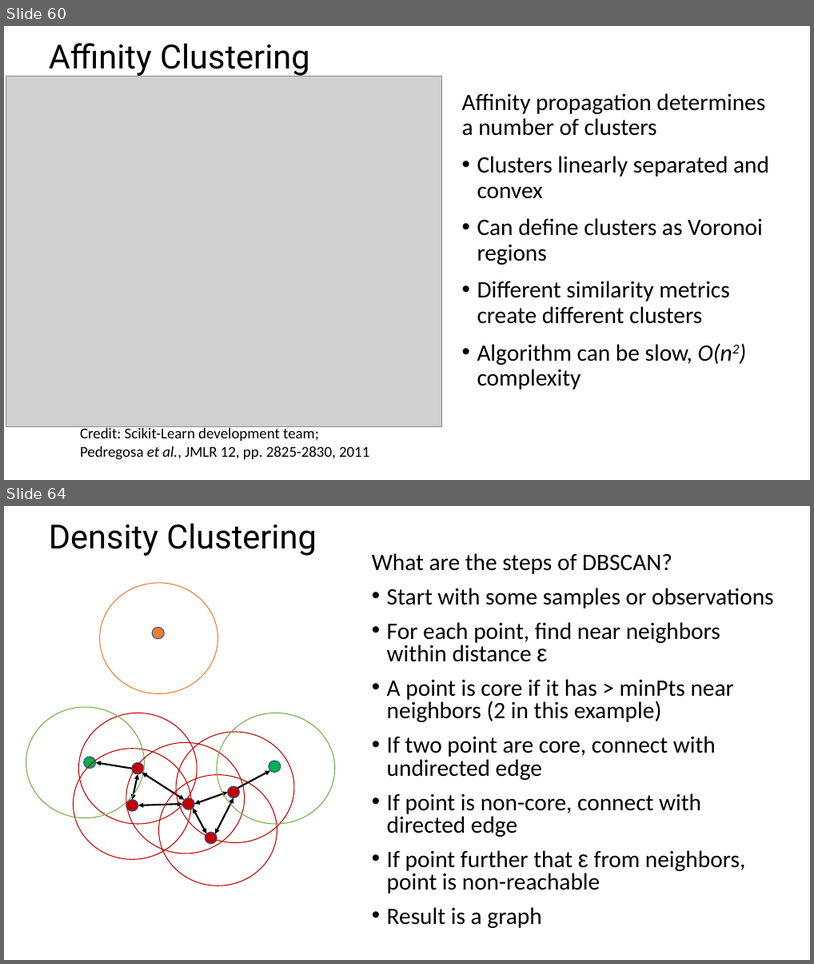
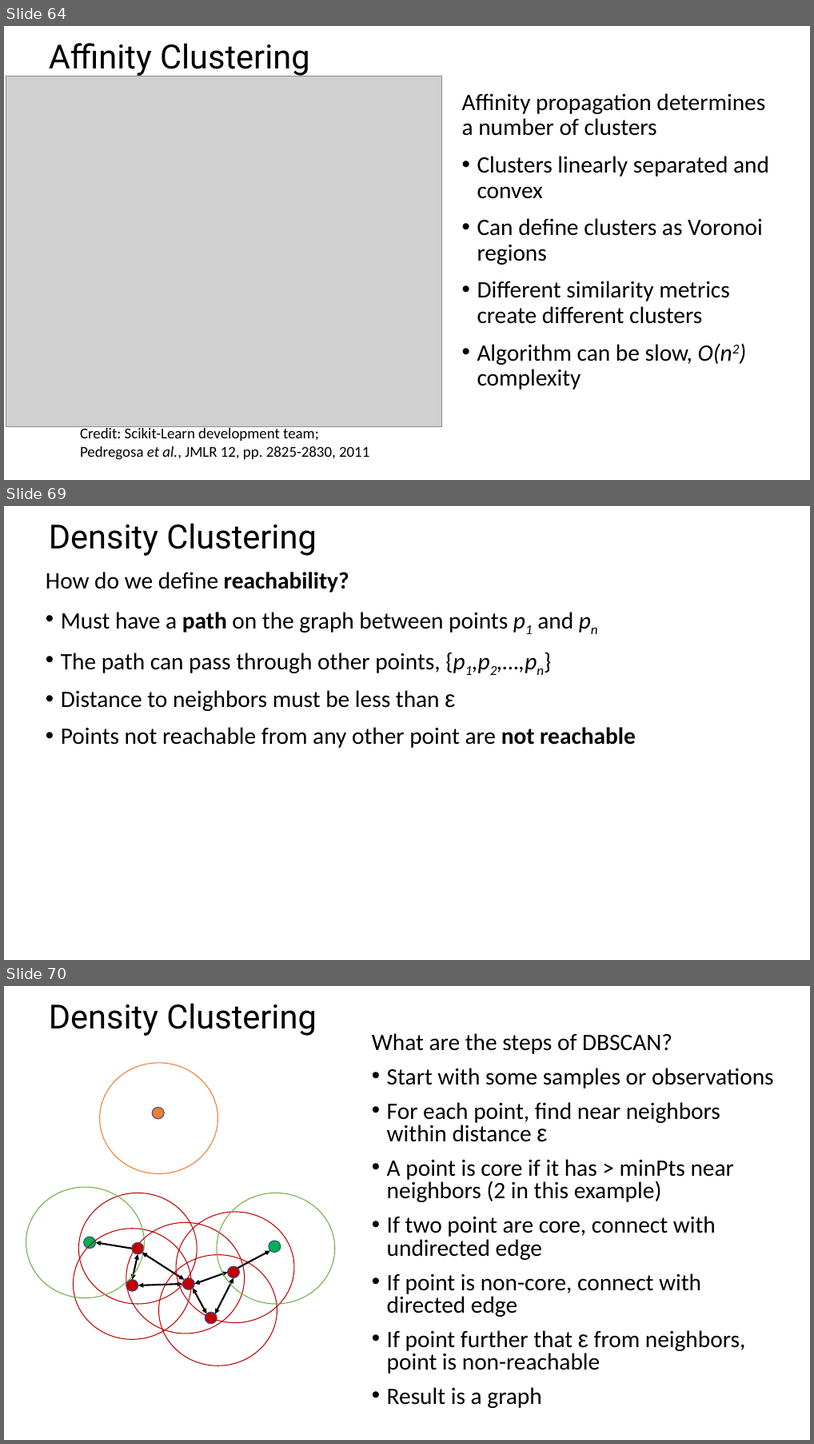
Before and after one commit to StephenElston/CSCI-E-108, a slide deck: slides/9_IntroductionToClustering.pptx. Shown one above the other, each under a label of ours: slides 60 and 64 before the commit, slides 64, 69 and 70 after it; the slides between them are not shown. The pictures are 814x964 and 814x1444 pixels, drawn with LibreOffice and Linux fonts; fonts in the diff are those of the drawing; grey boxes stand for pictures. Boxes give left, top, right and bottom in pixels: in the first picture for what was removed or moved away, otherwise in the second. Text is boxed around its words. In the diff, an @@ line names an element or a change of style, - is before the commit and + after.

```diff
--- a/slides/9_IntroductionToClustering.pptx
+++ b/slides/9_IntroductionToClustering.pptx
@@ slide 69 added at (4, 506, 810, 960), background #FFFFFF @@
@@ title added at (49, 523, 317, 556), 39.6 pt, text #000000 @@
+Density Clustering
@@ text added at (46, 572, 636, 748), 28 pt, text #000000 @@
+How do we define reachability?
+• Must have a path on the graph between points p1 and pn
+• The path can pass through other points, {p1,p2,…,pn}
+• Distance to neighbors must be less than ε
+• Points not reachable from any other point are not reachable
@@ what was slide 60 is now slide 64 @@
@@ what was slide 64 is now slide 70 @@
```
Also in this commit, not shown: 7 slides changed, 5 other slides added.
